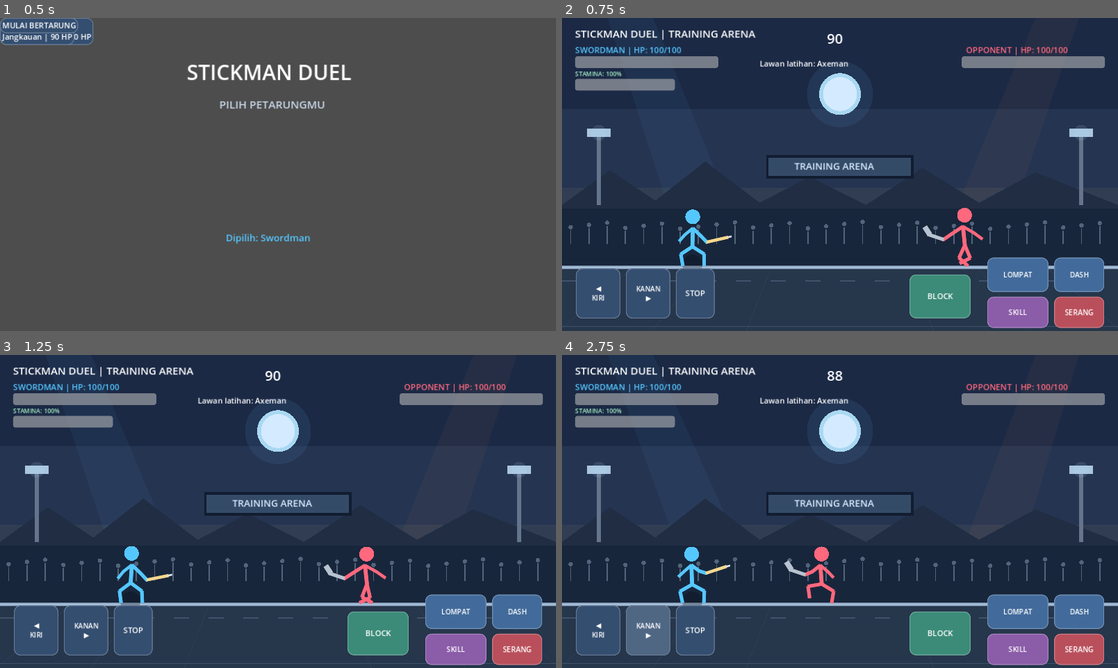
Above: before the commit, frames 1-4 (two rows, left to right).
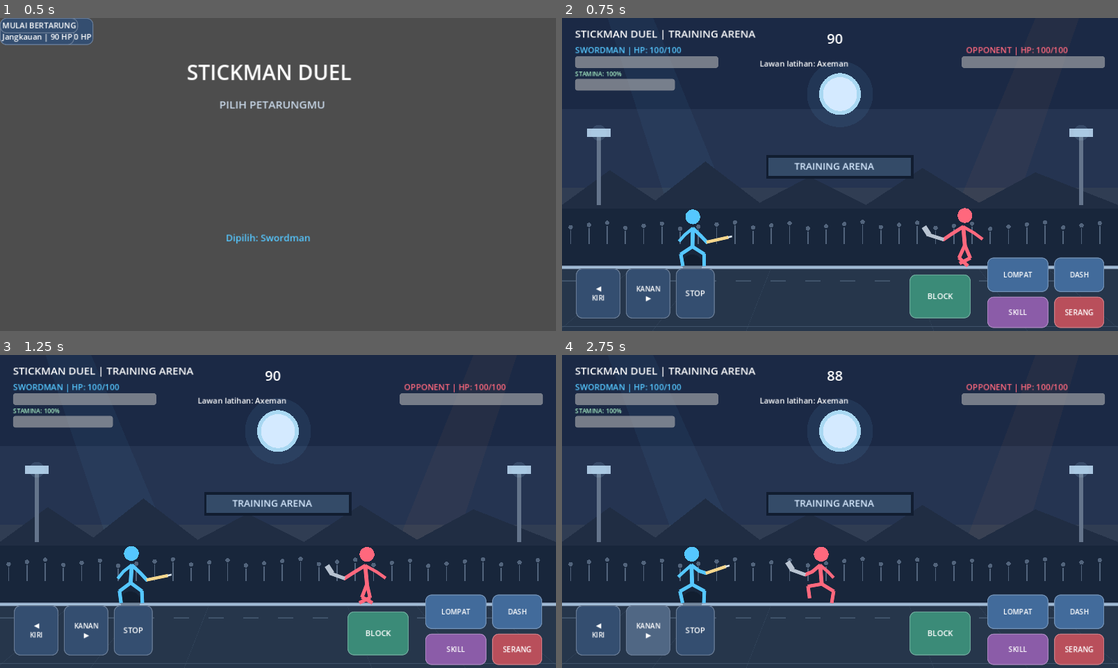
Above: after the commit, the same moments.

Repository: satriamada-web/stickman-duel
Game: Godot game, scene res://scenes/main.tscn
Same seed, same stepped clock (60 frames per second), same inputs: the game is played once before the commit and once after it.
Inputs:
- Up to frame 1 (0.5 s): no input
- Up to frame 2 (0.75 s): click "MULAI BERTARUNG" at 0.5 s
- Up to frame 3 (1.25 s): no input
- Up to frame 4 (2.75 s): click "◀ KIRI" at 1.25 s; click "KANAN ▶" at 2 s

Frame 1 is identical in both runs. In frame 2, less than 0.1% of the frame differs, in the area x 22-74%, y 60-72%; in frame 3, less than 0.1%, in the area x 22-68%, y 61-72%; in frame 4, less than 0.1%.

Commit message:
Add secondary motion to fighter rig and weapons

Diff:
--- a/scripts/main.gd
+++ b/scripts/main.gd
@@ -617,6 +617,15 @@
 		back_knee = back_knee.lerp(prone_back_knee, getup_blend)
 		back_foot = back_foot.lerp(prone_back_foot, getup_blend)
 
+	# Secondary motion: kepala dan bahu sedikit terlambat mengikuti gerak utama.
+	if knockdown <= 0.0 and hit_time <= 0.0 and not blocking:
+		var body_follow := sin(phase - 0.65) * (2.2 if walking else 0.8)
+		if attack_time > 0.0:
+			var follow_progress := 1.0 - clampf(attack_time / maxf(attack_duration, 0.01), 0.0, 1.0)
+			body_follow += sin(follow_progress * PI) * 2.8
+		head += Vector2(-float(direction) * body_follow * 0.45, absf(body_follow) * 0.35)
+		shoulder += Vector2(-float(direction) * body_follow * 0.3, body_follow * 0.25)
+
 	# Active-ragdoll ringan: momentum benturan menggeser rig lalu mereda.
 	if ragdoll_blend > 0.0 and knockdown <= 0.0:
 		var recoil := ragdoll_blend
@@ -649,13 +658,19 @@
 	# Senjata mengikuti tangan sepanjang animasi.
 	var idle_weapon_sway := idle_sway * idle_strength
 	var aim_weapon_lift := aim_weight * 5.0 if not blocking and attack_time <= 0.0 and knockdown <= 0.0 else 0.0
-	var weapon_tip := front_hand + Vector2(48.0 * direction + idle_weapon_sway * 2.0, -12.0 - aim_weapon_lift + idle_breath * 2.0 * idle_strength)
+	# Senjata punya sedikit keterlambatan rotasi/posisi setelah gerak tangan.
+	var weapon_follow := 0.0
+	if attack_time > 0.0:
+		var weapon_progress := 1.0 - clampf(attack_time / maxf(attack_duration, 0.01), 0.0, 1.0)
+		weapon_follow = sin(weapon_progress * PI) * 8.0
+	var weapon_idle_lag := sin(animation_time * 8.5 - 0.9) * (2.8 if walking else 1.5 if idle_strength > 0.0 else 0.0)
+	var weapon_tip := front_hand + Vector2(48.0 * direction + idle_weapon_sway * 2.0 + weapon_idle_lag * direction, -12.0 - aim_weapon_lift + idle_breath * 2.0 * idle_strength + weapon_follow)
 	if weapon == "SPEAR":
-		weapon_tip = front_hand + Vector2(78.0 * direction + idle_weapon_sway * 4.0, -5.0 + idle_breath * 3.0 * idle_strength)
+		weapon_tip = front_hand + Vector2(78.0 * direction + idle_weapon_sway * 4.0 + weapon_idle_lag * direction, -5.0 + idle_breath * 3.0 * idle_strength + weapon_follow * 0.65)
 		draw_line(front_hand, weapon_tip, Color("#f5d78e"), 5.0, true)
 		draw_line(weapon_tip, weapon_tip + Vector2(12.0 * direction, -2.0), Color("#dce7f2"), 3.0, true)
 	elif weapon == "AXE":
-		weapon_tip = front_hand + Vector2(36.0 * direction + idle_weapon_sway * 3.0, -12.0 + idle_breath * 3.5 * idle_strength)
+		weapon_tip = front_hand + Vector2(36.0 * direction + idle_weapon_sway * 3.0 + weapon_idle_lag * direction, -12.0 + idle_breath * 3.5 * idle_strength + weapon_follow * 1.25)
 		draw_line(front_hand, weapon_tip, Color("#b8c3d1"), 7.0, true)
 		draw_line(weapon_tip + Vector2(-4.0 * direction, 0), weapon_tip + Vector2(7.0 * direction, -17.0), Color("#b8c3d1"), 11.0, true)
 	else:
